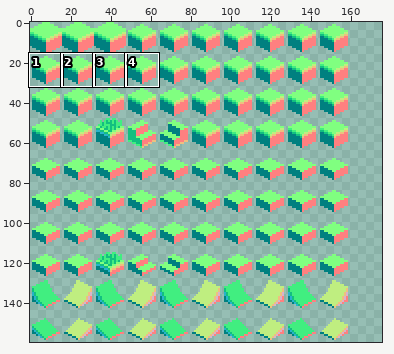
Two states of a pixel-art file, 2D_Isometric_Project/Assets/Resources/Sprites/Tiles/Tiles.aseprite. The first picture is a wide view before the edit; the outline marks the close-up.
Close-up. Before the edit:
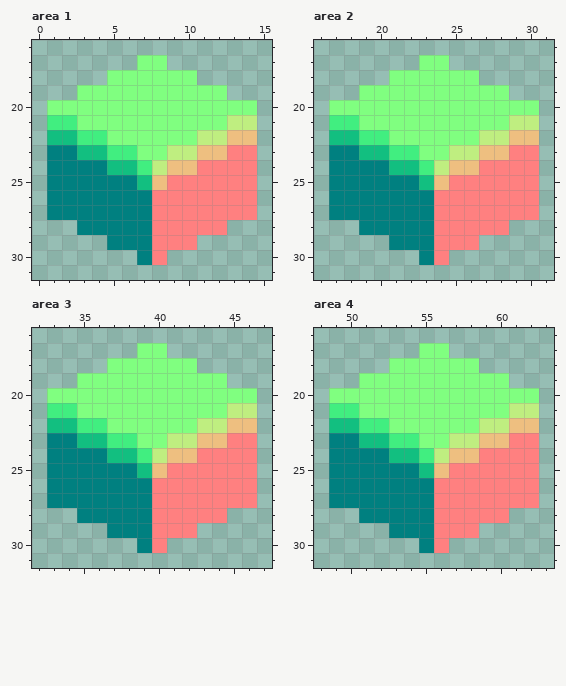
160x160 pixels, 1 frame. Colours within 5 levels of each other are drawn and written as one. Shown: area 1: x 0..15, y 16..31; area 2: x 16..31, y 16..31; area 3: x 32..47, y 16..31; area 4: x 48..63, y 16..31. The old version is drawn lined up with the new one, on the new canvas. The commit also changed other parts of the picture, which this record leaves out.
After:
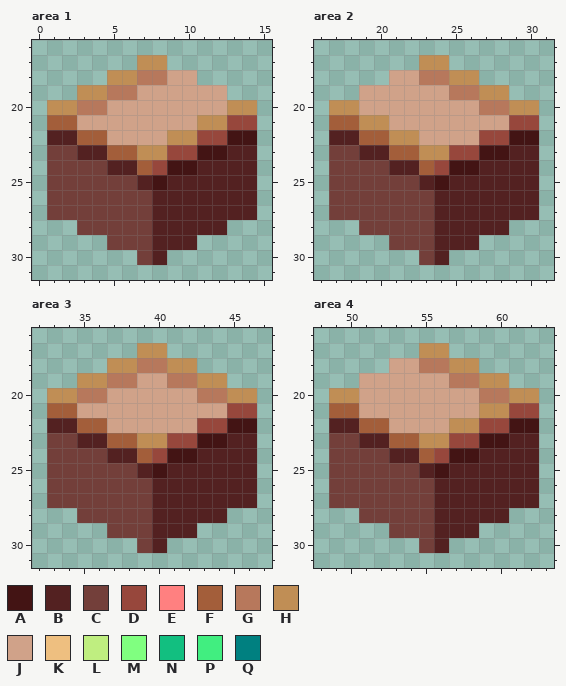
Palette (. is transparent): A #431414  B #532121  C #733f3a  D #97473c  E #ff8080  F #a35e3a  G #b7785c  H #c08e55  J #d0a289  K #eebf80  L #bfee80  M #80ff80  N #12bf80  P #41ee80  Q #008080
The edit:
canvas 160x160 -> 176x160
Changed rows in their new state; - is an unchanged pixel.
Area 1:
first column x 1:
17 ------HH------
18 ----HHGGJJ----
19 --HHGGJJJJJJ--
20 HHGGJJJJJJJJHH
21 FFJJJJJJJJHHDD
22 BBFFJJJJHHDDAA
23 CCBBFFHHDDAABB
24 CCCCBBFDAABBBB
25 CCCCCCBABBBBBB
26 CCCCCCCBBBBBBB
27 CCCCCCCBBBBBBB
28 --CCCCCBBBBB--
29 ----CCCBBB----
30 ------CB------
Area 2:
first column x 17:
17 ------HH------
18 ----JJGGHH----
19 --JJJJJJGGHH--
20 HHJJJJJJJJGGHH
21 FFHHJJJJJJJJDD
22 BBFFHHJJJJDDAA
23 CCBBFFHHDDAABB
24 CCCCBBFDAABBBB
25 CCCCCCBABBBBBB
26 CCCCCCCBBBBBBB
27 CCCCCCCBBBBBBB
28 --CCCCCBBBBB--
29 ----CCCBBB----
30 ------CB------
Area 3:
first column x 33:
17 ------HH------
18 ----HHGGHH----
19 --HHGGJJGGHH--
20 HHGGJJJJJJGGHH
21 FFJJJJJJJJJJDD
22 BBFFJJJJJJDDAA
23 CCBBFFHHDDAABB
24 CCCCBBFDAABBBB
25 CCCCCCBABBBBBB
26 CCCCCCCBBBBBBB
27 CCCCCCCBBBBBBB
28 --CCCCCBBBBB--
29 ----CCCBBB----
30 ------CB------
Area 4:
first column x 49:
17 ------HH------
18 ----JJGGHH----
19 --JJJJJJGGHH--
20 HHJJJJJJJJGGHH
21 FFJJJJJJJJHHDD
22 BBFFJJJJHHDDAA
23 CCBBFFHHDDAABB
24 CCCCBBFDAABBBB
25 CCCCCCBABBBBBB
26 CCCCCCCBBBBBBB
27 CCCCCCCBBBBBBB
28 --CCCCCBBBBB--
29 ----CCCBBB----
30 ------CB------
